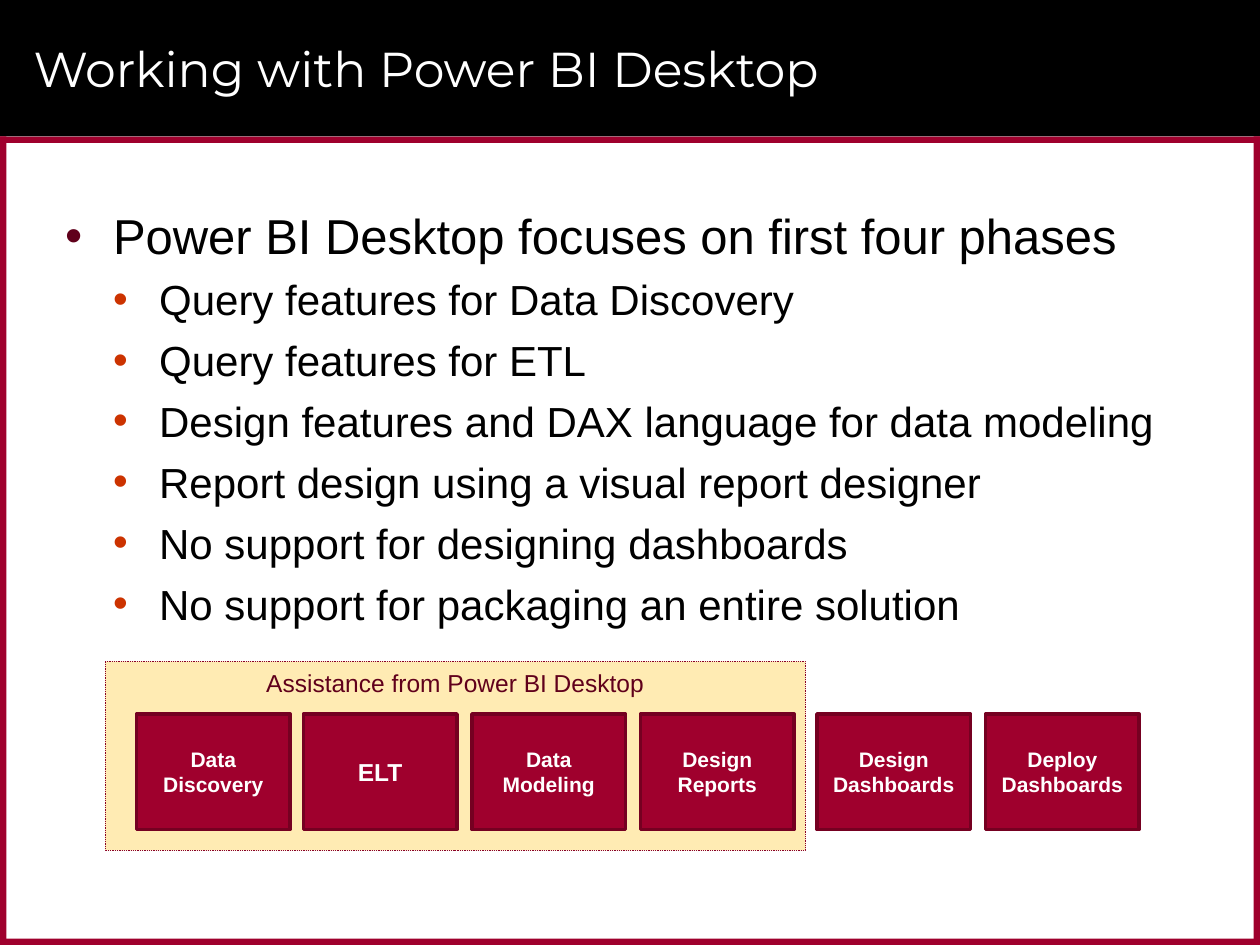
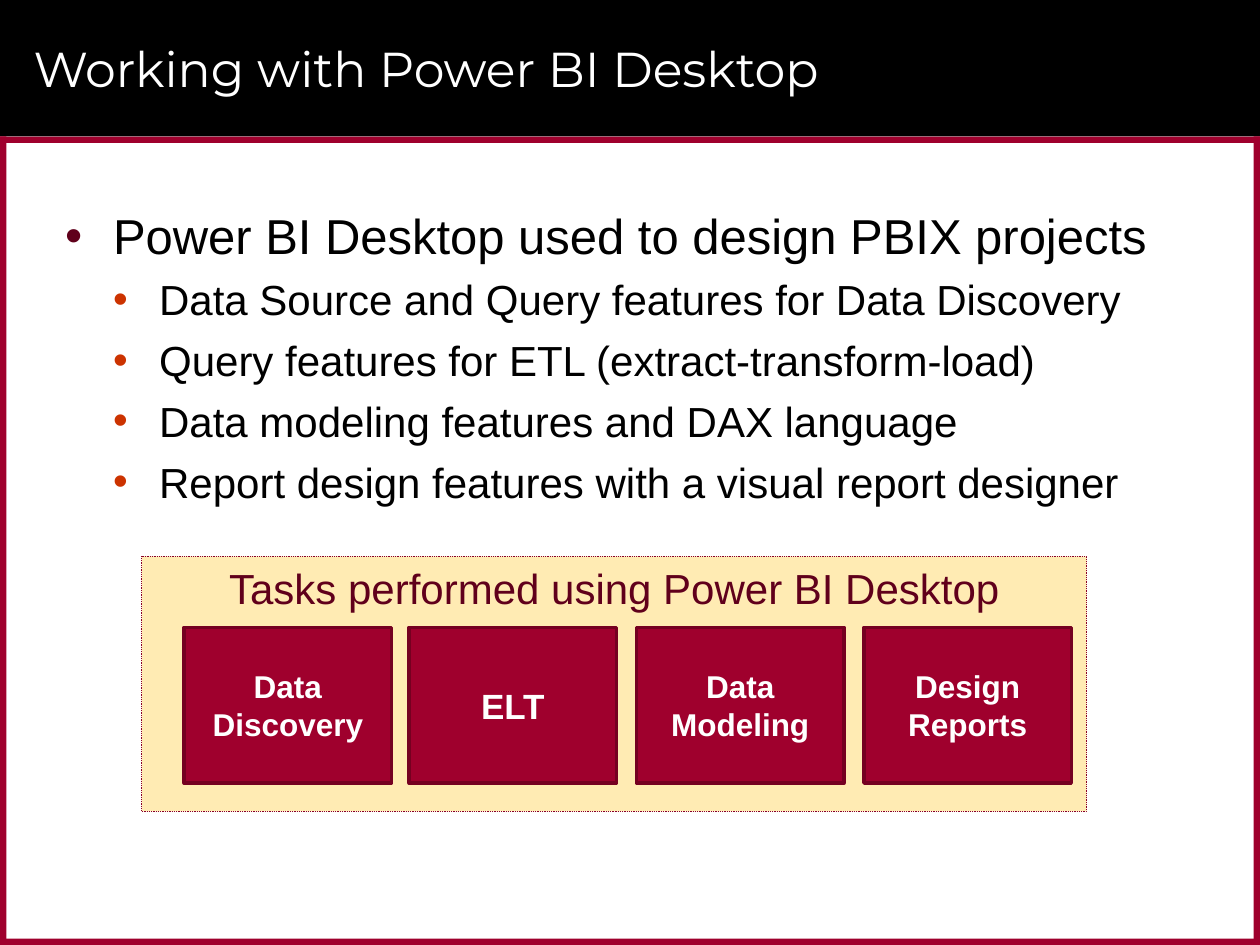
Before and after one commit to CriticalPathTraining/PowerBiEmbedded, a slide deck: slide 9 of Developing Custom Applications using Power BI Embedded.pptx (slide 12 before the commit). Drawn at 1260x945 pixels with LibreOffice and Linux fonts; fonts in the diff are those of the drawing; background and template pictures are left out. Boxes give left, top, right and bottom in pixels: in the first picture for what was removed or moved away, otherwise in the second. Text is boxed around its words. In the diff, an @@ line names an element or a change of style, - is before the commit and + after.

```diff
--- a/Developing Custom Applications using Power BI Embedded.pptx
+++ b/Developing Custom Applications using Power BI Embedded.pptx
@@ text at [113,218,1146,506]: text changed @@
-• Power BI Desktop focuses on first four phases
-  • Query features for Data Discovery
-  • Query features for ETL
-  • Design features and DAX language for data modeling
-  • Report design using a visual report designer
-  • No support for designing dashboards
-  • No support for packaging an entire solution
+• Power BI Desktop used to design PBIX projects
+  • Data Source and Query features for Data Discovery
+  • Query features for ETL (extract-transform-load)
+  • Data modeling features and DAX language
+  • Report design features with a visual report designer
@@ rectangle "Tasks performed using Power BI ...": place and size @@
-rectangle "Tasks performed using Power BI ..." at [105,662,805,850]
+rectangle "Tasks performed using Power BI ..." at [141,557,1086,811]
@@ text in rectangle at [229,573,999,613]: text changed; size 14 to 24 pt @@
-Assistance from Power BI Desktop
+Tasks performed using Power BI Desktop
@@ rectangle "Data Discovery": place and size @@
-rectangle "Data Discovery" at [136,714,290,830]
+rectangle "Data Discovery" at [184,627,392,784]
@@ rectangle "ELT": place and size @@
-rectangle "ELT" at [304,714,457,830]
+rectangle "ELT" at [410,627,617,784]
@@ rectangle "ELT" at [410,627,617,784]: size 14 to 20 pt @@
@@ rectangle "Data Modeling": place and size @@
-rectangle "Data Modeling" at [472,714,626,830]
+rectangle "Data Modeling" at [636,627,844,784]
@@ size 12 to 18 pt in 3 elements at [184,627,392,784], [636,627,844,784], [864,627,1072,784] @@
@@ rectangle "Design Reports": place and size @@
-rectangle "Design Reports" at [640,714,794,830]
+rectangle "Design Reports" at [864,627,1072,784]
@@ rectangle removed at [816,714,970,830] @@
-Design Dashboards
@@ rectangle removed at [985,714,1139,830] @@
-Deploy Dashboards
```
Also in this commit, not shown: 19 other slides changed, 3 slides added, 8 slides removed, 4 other files.
